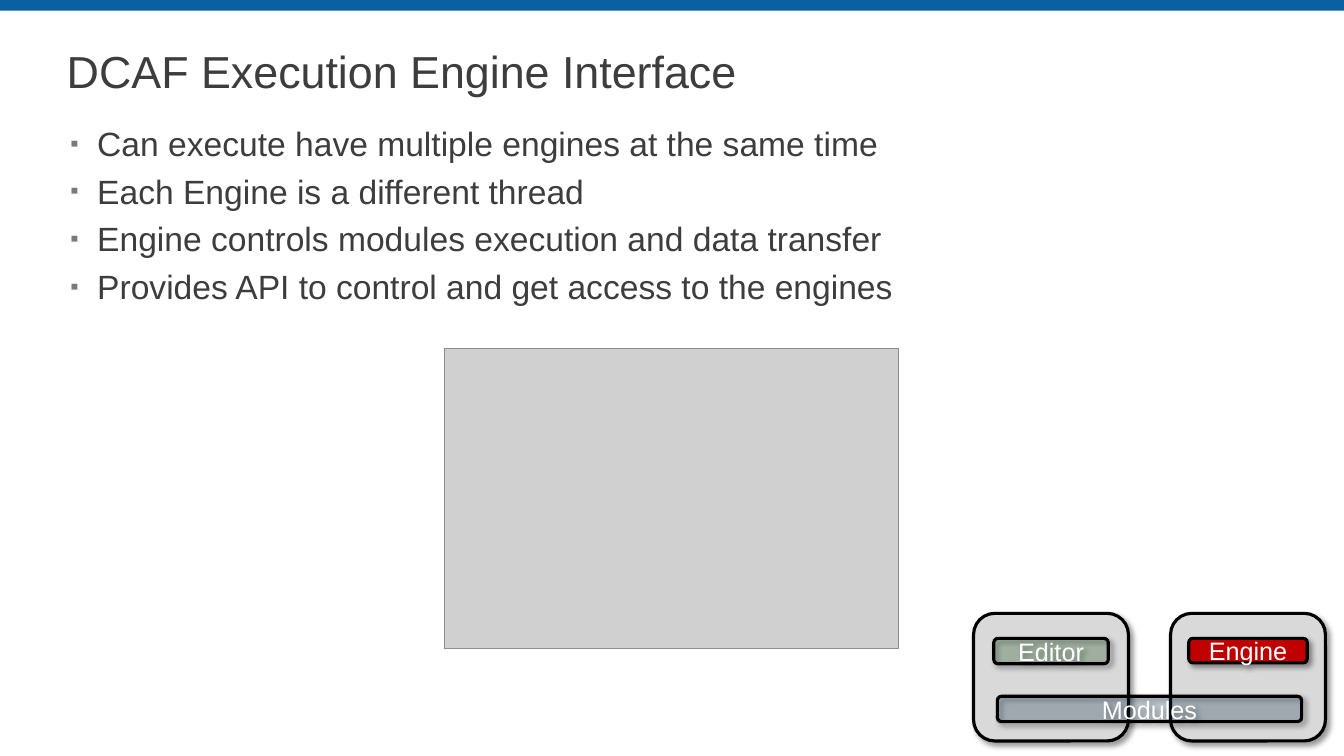
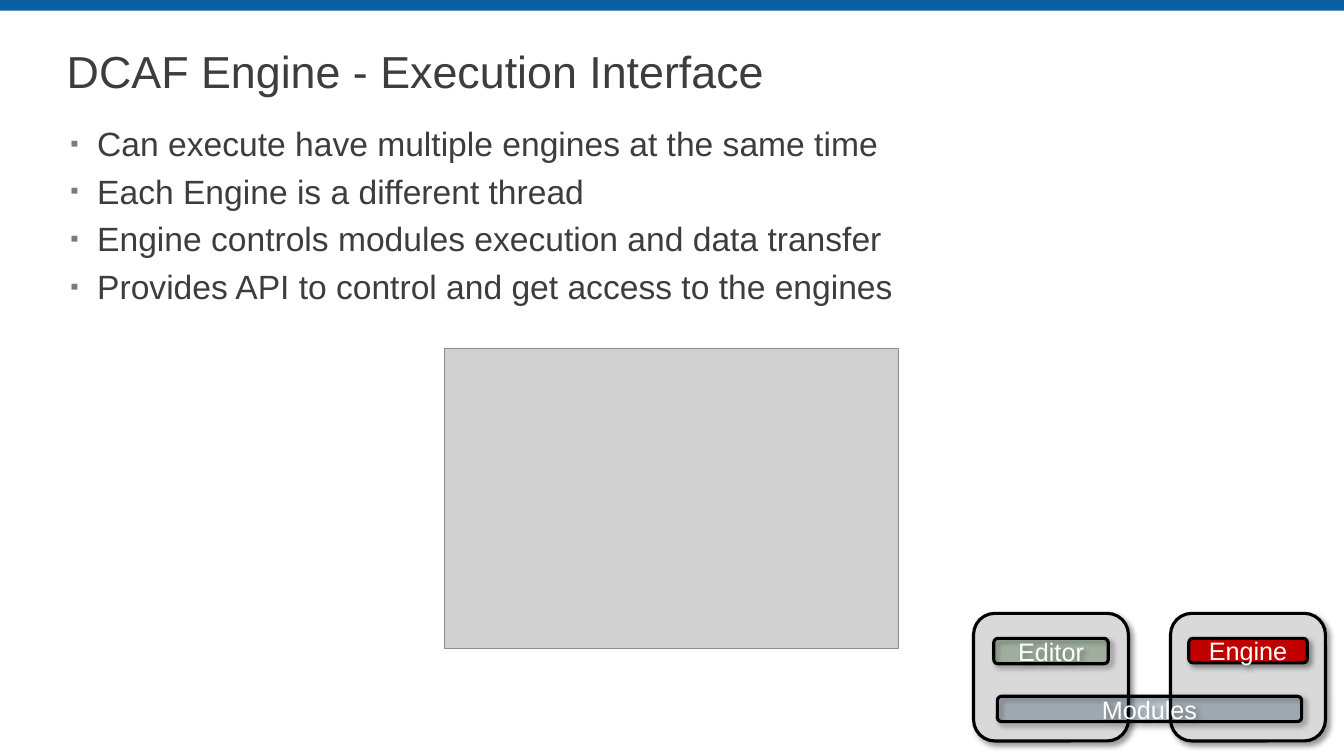
Before and after one commit to LabVIEW-DCAF/Documentation, a slide deck: slide 20 of Trunk/Getting Started Material/DCAF Training/3 DCAF Components.pptx (slide 17 before the commit). Drawn at 1344x756 pixels with LibreOffice and Linux fonts; fonts in the diff are those of the drawing; grey boxes stand for pictures; background and template pictures are left out. Boxes give left, top, right and bottom in pixels: in the first picture for what was removed or moved away, otherwise in the second. Text is boxed around its words. In the diff, an @@ line names an element or a change of style, - is before the commit and + after.

Commit message:
Reorganized Engine explanations

```diff
--- a/Trunk/Getting Started Material/DCAF Training/3 DCAF Components.pptx
+++ b/Trunk/Getting Started Material/DCAF Training/3 DCAF Components.pptx
@@ title at [67, 55, 763, 97]: text changed @@
-DCAF Execution Engine Interface
+DCAF Engine - Execution Interface
```
Also in this commit, not shown: 12 other slides changed, 1 slide added, 2 other files.
